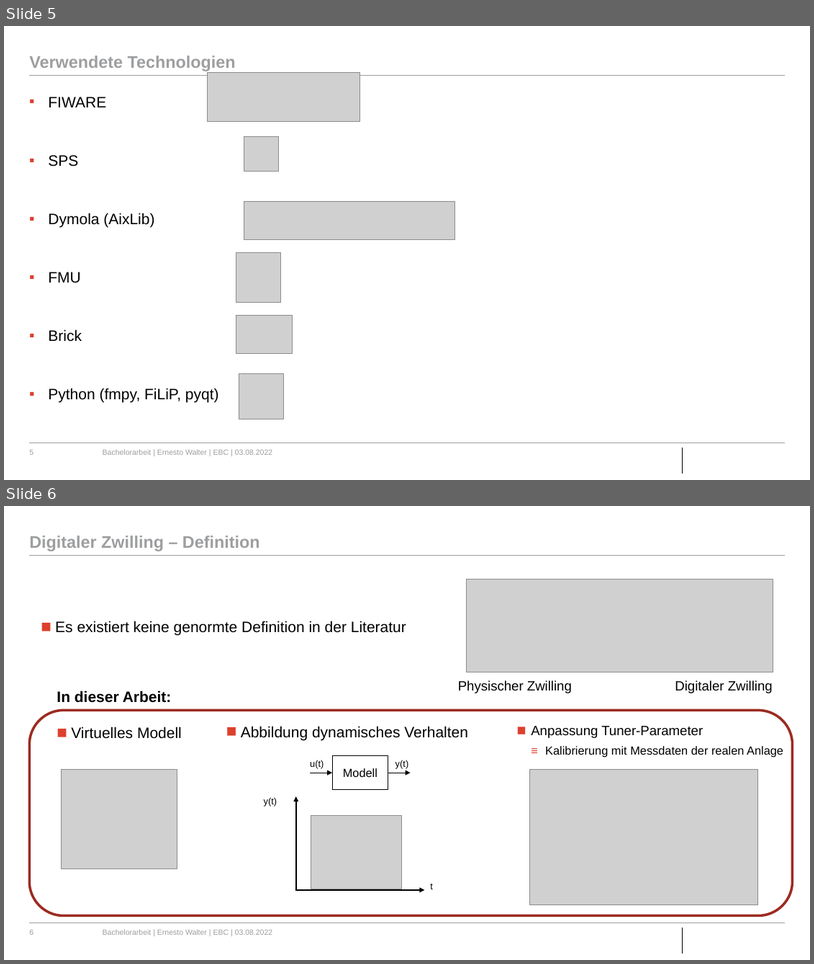
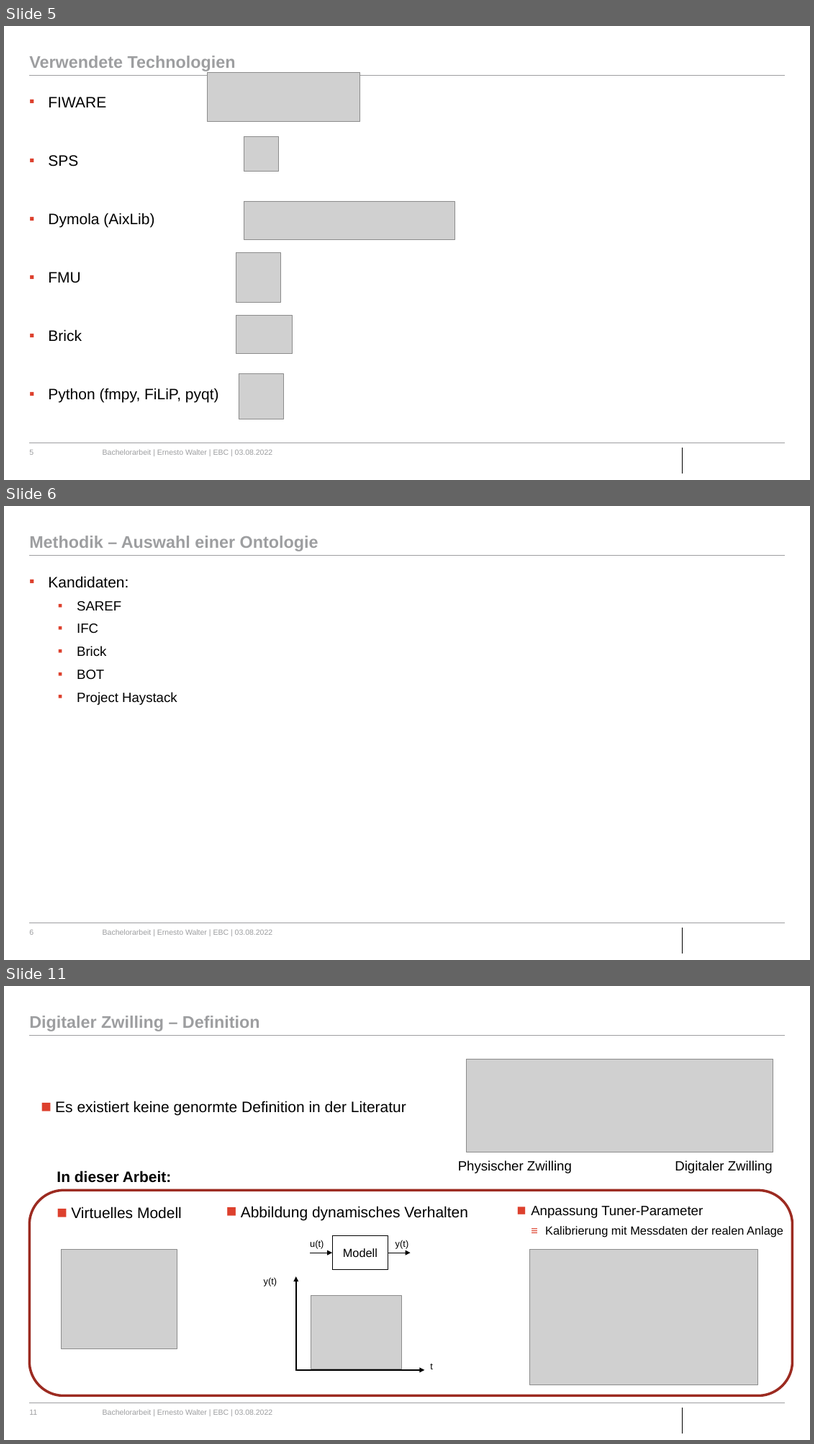
Before and after one commit to ErnestoVivas/FiBEM, a slide deck: docs/BA_Bergfest_Ernesto.pptx. Shown one above the other, each under a label of ours: slides 5 and 6 before the commit, slides 5, 6 and 11 after it; the slides between them are not shown. The pictures are 814x964 and 814x1444 pixels, drawn with LibreOffice and Linux fonts; fonts in the diff are those of the drawing; grey boxes stand for pictures; background and template pictures are left out. Boxes give left, top, right and bottom in pixels: in the first picture for what was removed or moved away, otherwise in the second. Text is boxed around its words. In the diff, an @@ line names an element or a change of style, - is before the commit and + after.

```diff
--- a/docs/BA_Bergfest_Ernesto.pptx
+++ b/docs/BA_Bergfest_Ernesto.pptx
@@ slide 6 added at (x1=4, y1=506, x2=810, y2=960), background #FFFFFF; not listed: 5 template elements that a slide beside it also shows @@
@@ title added at (x1=29, y1=536, x2=319, y2=551), 20 pt, text #9D9EA0, bold @@
+Methodik – Auswahl einer Ontologie
@@ text added at (x1=48, y1=576, x2=178, y2=705), 16 pt, text #000000 @@
+▪ Kandidaten:
+  ▪ SAREF
+  ▪ IFC
+  ▪ Brick
+  ▪ BOT
+  ▪ Project Haystack
@@ what was slide 6 is now slide 11 @@
@@ page number at (x1=29, y1=1409, x2=37, y2=1414): text changed @@
-6
+11
```
Also in this commit, not shown: 1 slide changed, 4 other slides added, 2 other files.
